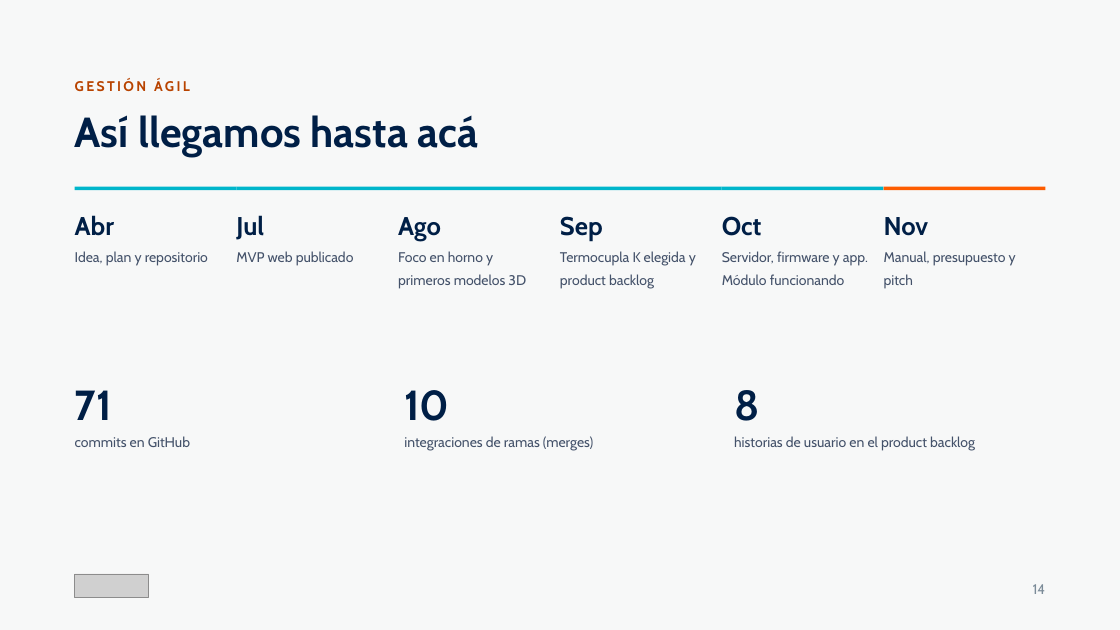
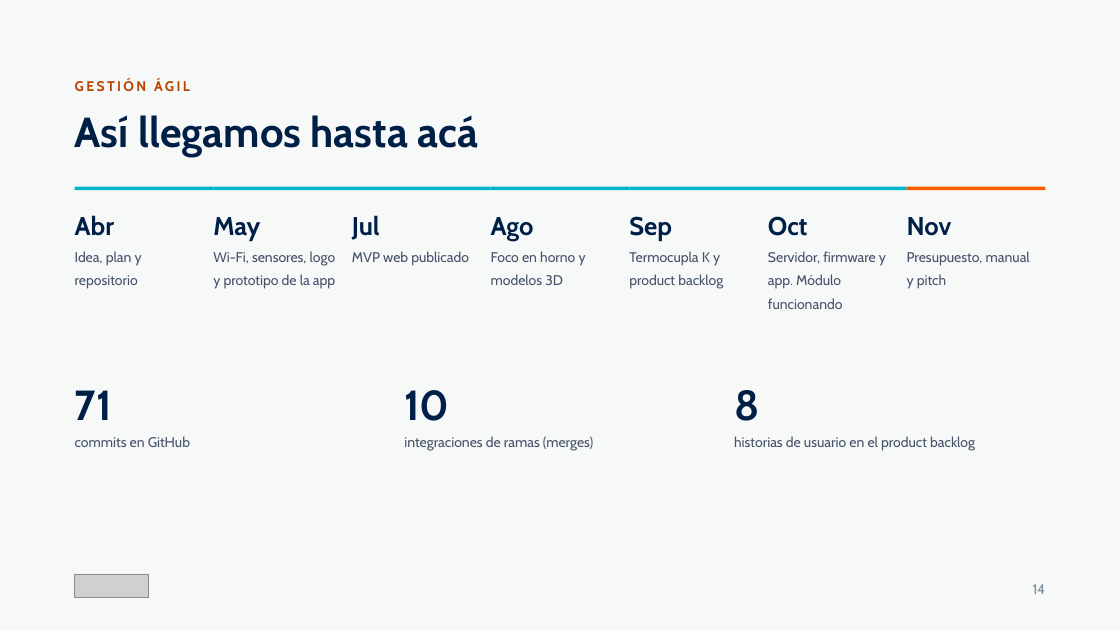
Before and after one commit to Code7C26/TermaLab, a slide deck: slide 14 of entregables/Pitch_Final_TermaLab.pptx. Drawn at 1120x630 pixels with LibreOffice and Linux fonts; fonts in the diff are those of the drawing; grey boxes stand for pictures. Boxes give left, top, right and bottom in pixels: in the first picture for what was removed or moved away, otherwise in the second. Text is boxed around its words. In the diff, an @@ line names an element or a change of style, - is before the commit and + after.

```diff
--- a/entregables/Pitch_Final_TermaLab.pptx
+++ b/entregables/Pitch_Final_TermaLab.pptx
@@ text "Jul": place and size @@
-text "Jul" at [236, 215, 264, 240]
+text "Jul" at [352, 215, 380, 240]
@@ text "Ago": place and size @@
-text "Ago" at [398, 217, 441, 241]
+text "Ago" at [491, 217, 534, 241]
@@ text "Sep": place and size @@
-text "Sep" at [560, 216, 603, 241]
+text "Sep" at [629, 216, 672, 241]
@@ text "Oct": place and size @@
-text "Oct" at [722, 216, 762, 236]
+text "Oct" at [768, 216, 808, 236]
@@ rectangle: place and size @@
-rectangle at [722, 187, 884, 190]
+rectangle at [768, 187, 907, 190]
@@ text "Nov": place and size @@
-text "Nov" at [884, 217, 929, 236]
+text "Nov" at [907, 217, 952, 236]
@@ rectangle: place and size @@
-rectangle at [884, 187, 1046, 190]
+rectangle at [907, 187, 1045, 190]
@@ text added at [213, 217, 260, 241], 22 pt, text #001F46, bold @@
+May
@@ text "Idea, plan y repositorio" rewrapped from [75, 251, 208, 266] to [75, 251, 142, 289] @@
@@ text added at [213, 251, 336, 289], 12 pt, text #44526A @@
+Wi-Fi, sensores, logo y prototipo de la app
@@ text "MVP web publicado": place and size @@
-text "MVP web publicado" at [236, 251, 354, 266]
+text "MVP web publicado" at [352, 251, 469, 266]
@@ text at [491, 251, 586, 285]: text changed @@
-Foco en horno y primeros modelos 3D
+Foco en horno y modelos 3D
@@ text at [629, 251, 723, 289]: text changed @@
-Termocupla K elegida y product backlog
+Termocupla K y product backlog
@@ text "Servidor, firmware y app. Módulo ..." rewrapped from [722, 251, 868, 285] to [768, 251, 886, 309] @@
@@ text at [907, 251, 1030, 289]: text changed @@
-Manual, presupuesto y pitch
+Presupuesto, manual y pitch
```
Also in this commit, not shown: 3 other slides changed, 3 other files.
